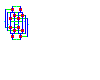
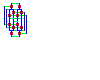
The second (100, 80) image is a revision of the first. Changes to its layers:
painted on "Cover" over (3, 3, 29, 40)
painted on "Top" over (3, 3, 29, 40)
painted on "Membrane" over (4, 3, 28, 40)
painted on "Wells" over (4, 3, 28, 40)
painted on "Bottom" over (4, 3, 28, 40)
